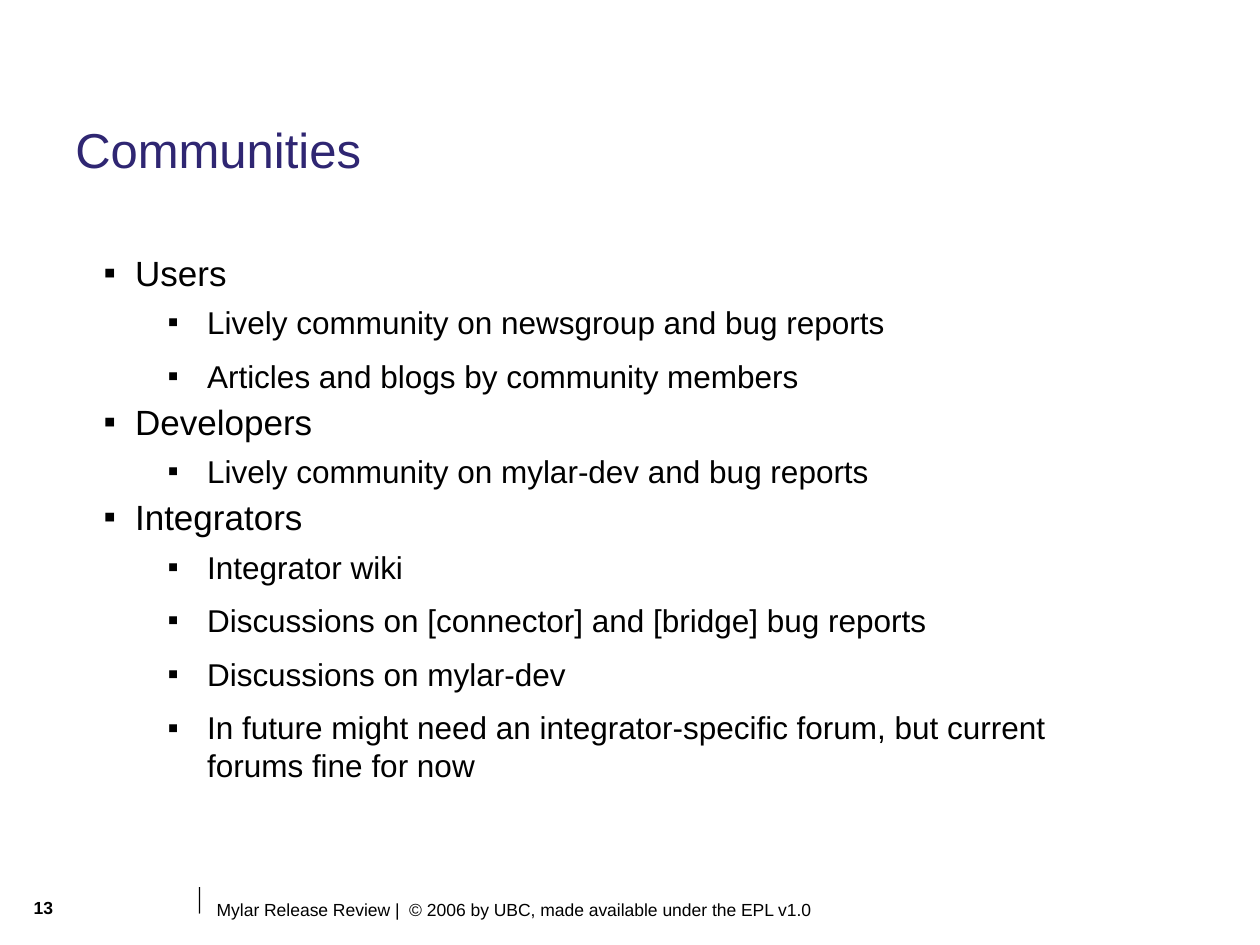
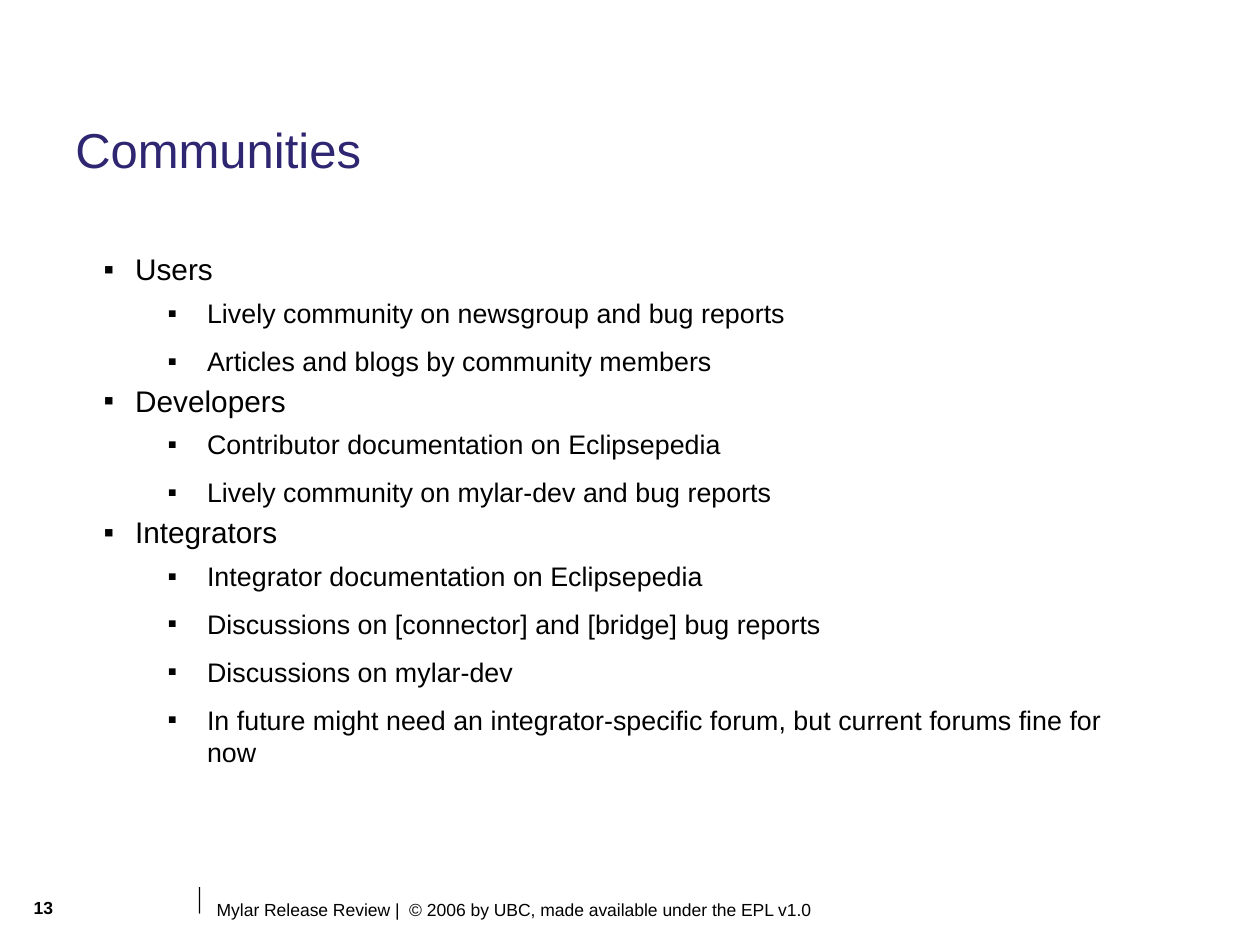
Before and after one commit to eclipse-mylyn/mylyn-website, a slide deck: slide 13 of publications/2006-11-mylar-release-review.ppt. Drawn at 1260x945 pixels with LibreOffice and Linux fonts; fonts in the diff are those of the drawing; background and template pictures are left out. Boxes give left, top, right and bottom in pixels: in the first picture for what was removed or moved away, otherwise in the second. Text is boxed around its words. In the diff, an @@ line names an element or a change of style, - is before the commit and + after.

```diff
--- a/publications/2006-11-mylar-release-review.ppt
+++ b/publications/2006-11-mylar-release-review.ppt
@@ text at <box>135,259,1101,763</box>: size 20 to 17 pt in "Users", "Developers", "Integrators"; size 18 to 15.3 pt in "Lively community on newsgroup and bug reports", "Articles and blogs by community members", "Lively community on mylar-dev and bug reports", "Discussions on [connector] and [bridge] bug reports" and 2 more places @@
@@ text at <box>207,434,720,460</box>: paragraph added @@
+  ▪ Contributor documentation on Eclipsepedia
@@ text at <box>207,566,702,591</box>: text changed; size 18 to 15.3 pt @@
-  ▪ Integrator wiki
+  ▪ Integrator documentation on Eclipsepedia
```
Also in this commit, not shown: 5 other slides changed.
